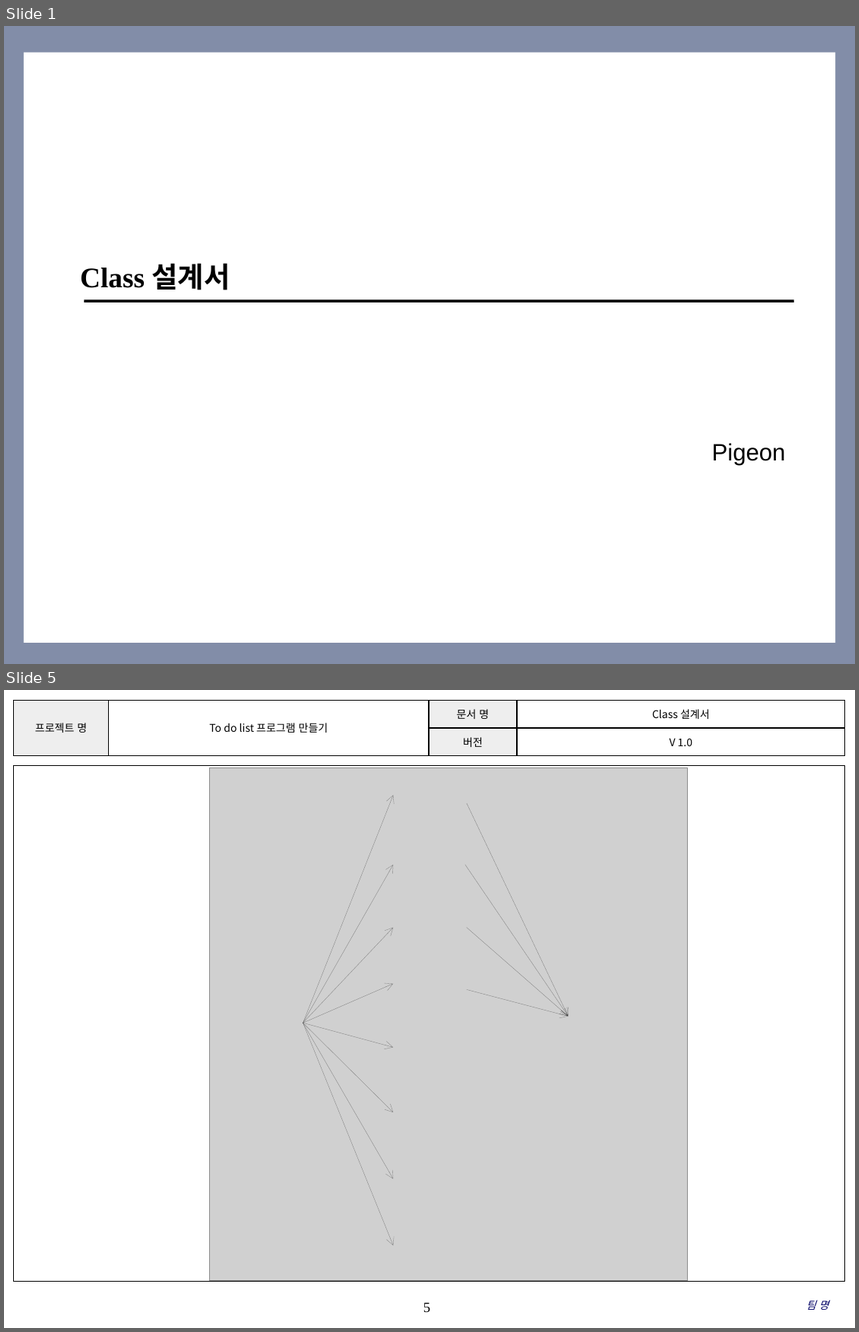
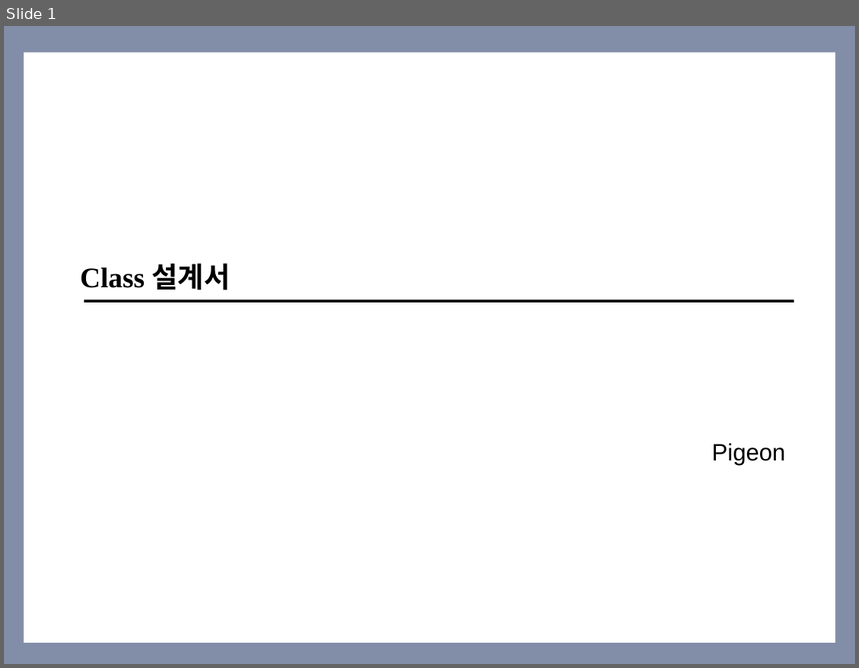
Before and after one commit to SE-admin/9, a slide deck: doc/3_ 설계서/Class Design_9_pigeon.pptx. Shown one above the other, each under a label of ours: slides 1 and 5 before the commit, slide 1 after it; the slides between them are not shown. The pictures are 859x1332 and 859x668 pixels, drawn with LibreOffice and Linux fonts; fonts in the diff are those of the drawing; grey boxes stand for pictures; background and template pictures are left out. Boxes give left, top, right and bottom in pixels: in the first picture for what was removed or moved away, otherwise in the second. Text is boxed around its words. In the diff, an @@ line names an element or a change of style, - is before the commit and + after.

Commit message:
# 서류 # Class Design_9_pigeon.pptx, UI Design Template_9_pigeon.pptx # Class Design_9_pigeon.pptx 4,5p   UI Design Template_9_pigeon.pptx 7,8,9,10p # 오류 정정 및 코더 의견 반영

```diff
--- a/doc/3_ 설계서/Class Design_9_pigeon.pptx
+++ b/doc/3_ 설계서/Class Design_9_pigeon.pptx
@@ slide 5 removed at (4, 690, 855, 1328), background #FFFFFF @@
@@ table removed at (13, 700, 845, 755), 2 rows, 4 columns @@
-프로젝트 명 | To do list 프로그램 만들기 | 문서 명 | Class 설계서
- |  | 버전 | V 1.0
@@ rectangle removed at (13, 766, 845, 1281) @@
@@ picture removed at (210, 768, 688, 1281) @@
@@ arrow removed from (303, 1023) to (393, 795) @@
@@ arrow removed from (467, 803) to (569, 1016) @@
@@ arrow removed from (303, 1023) to (393, 865) @@
@@ arrow removed from (465, 865) to (569, 1016) @@
@@ arrow removed from (303, 1023) to (393, 927) @@
@@ arrow removed from (467, 927) to (569, 1016) @@
@@ arrow removed from (303, 1023) to (393, 983) @@
@@ arrow removed from (467, 989) to (569, 1016) @@
@@ arrow removed from (303, 1023) to (393, 1047) @@
@@ arrow removed from (303, 1023) to (393, 1113) @@
@@ arrow removed from (303, 1023) to (393, 1179) @@
@@ arrow removed from (303, 1023) to (393, 1246) @@
@@ page number removed at (424, 1303, 430, 1312) @@
-5
@@ text removed at (807, 1301, 829, 1310) @@
-팀 명
```
Also in this commit, not shown: 3 slides changed, 2 slides added, 1 other slide removed, 1 other file.
